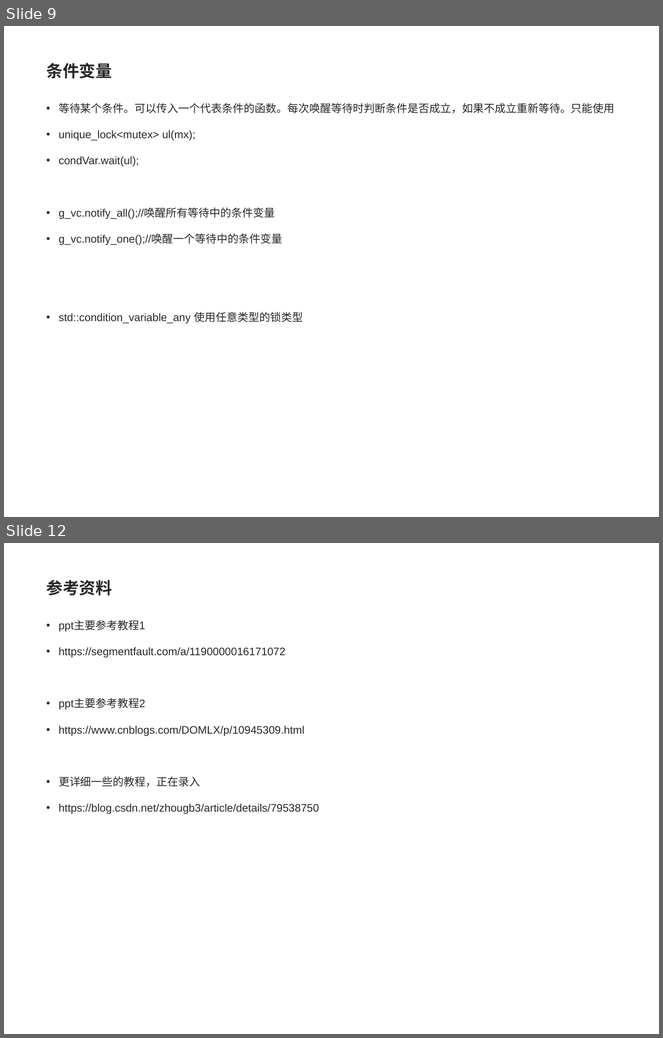
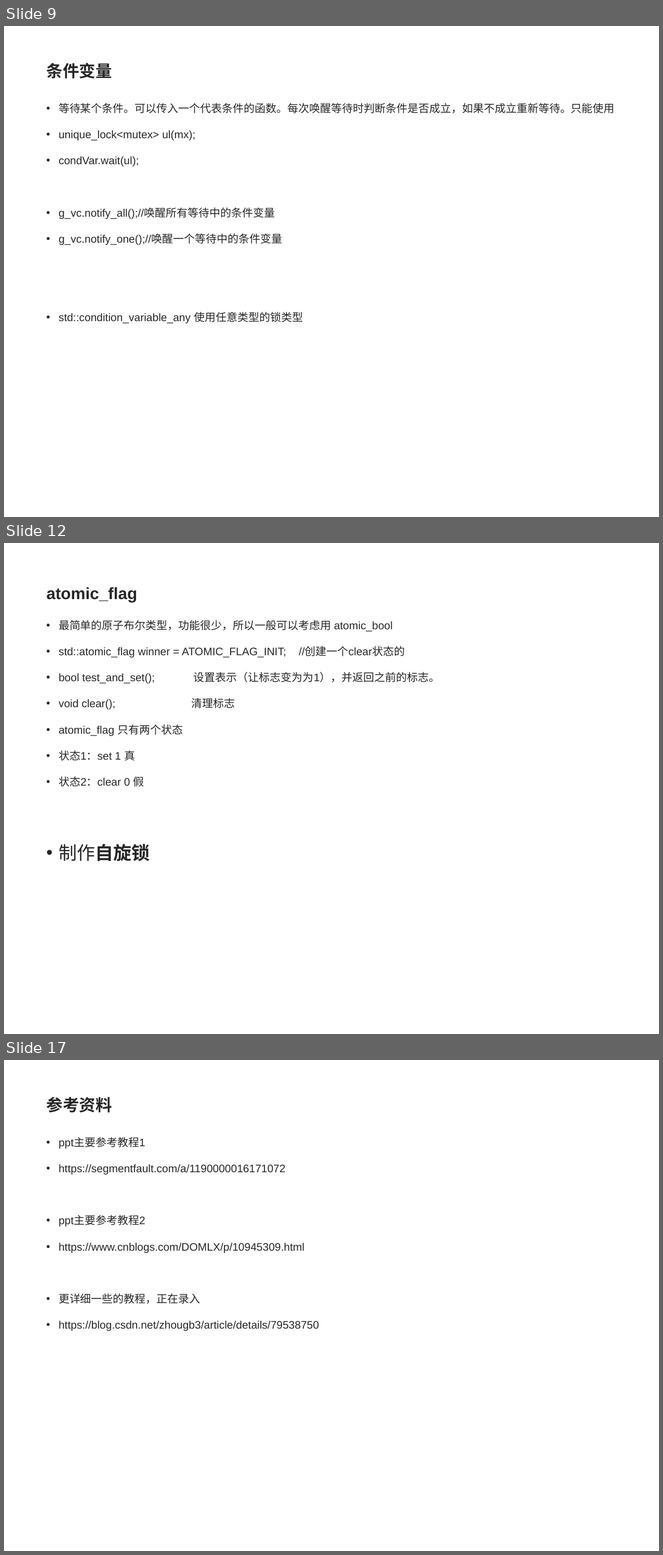
Before and after one commit to pointer1618/projects, a slide deck: lan7/c++11线程库.ppt. Shown one above the other, each under a label of ours: slides 9 and 12 before the commit, slides 9, 12 and 17 after it; the slides between them are not shown. The pictures are 663x1038 and 663x1555 pixels, drawn with LibreOffice and Linux fonts; fonts in the diff are those of the drawing; background and template pictures are left out. Boxes give left, top, right and bottom in pixels: in the first picture for what was removed or moved away, otherwise in the second. Text is boxed around its words. In the diff, an @@ line names an element or a change of style, - is before the commit and + after.

```diff
--- a/lan7/c++11线程库.ppt
+++ b/lan7/c++11线程库.ppt
@@ slide 12 added at (x1=4, y1=543, x2=659, y2=1034), background #FFFFFF @@
@@ title added at (x1=47, y1=587, x2=138, y2=602), 18 pt, text #262626, bold @@
+atomic_flag
@@ text added at (x1=59, y1=620, x2=440, y2=861), 12 pt, text #262626 @@
+• 最简单的原子布尔类型，功能很少，所以一般可以考虑用 atomic_bool
+• std::atomic_flag winner = ATOMIC_FLAG_INIT; //创建一个clear状态的
+• bool test_and_set(); 设置表示（让标志变为为1），并返回之前的标志。
+• void clear(); 清理标志
+• atomic_flag 只有两个状态
+• 状态1：set 1 真
+• 状态2：clear 0 假
+• 制作自旋锁
@@ what was slide 12 is now slide 17 @@
```
Also in this commit, not shown: 3 slides changed, 4 other slides added.
